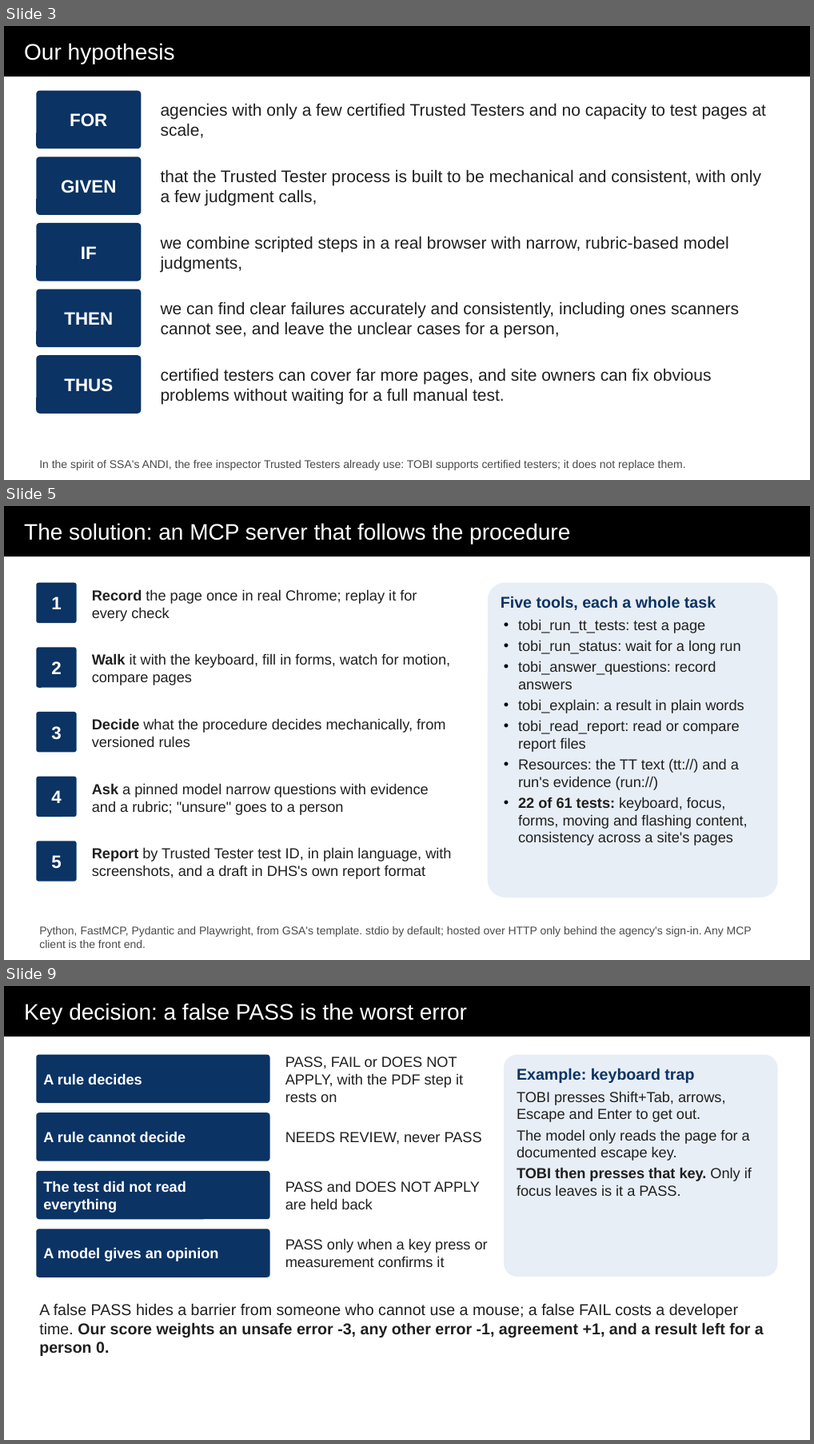
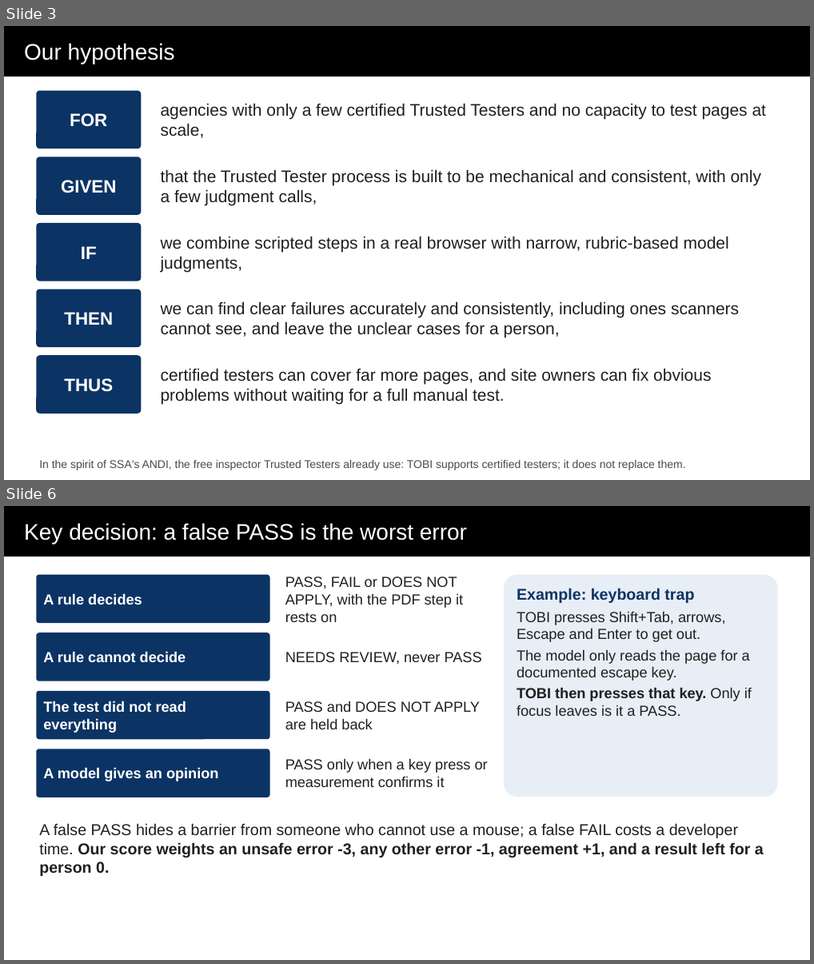
Before and after one commit to abbybowman/tobi508, a slide deck: docs/hackathon/out/TOBI-deck.pptx. Shown one above the other, each under a label of ours: slides 3, 5 and 9 before the commit, slides 3 and 6 after it; the slides between them are not shown. The pictures are 814x1444 and 814x964 pixels, drawn with LibreOffice and Linux fonts; fonts in the diff are those of the drawing. Boxes give left, top, right and bottom in pixels: in the first picture for what was removed or moved away, otherwise in the second. Text is boxed around its words. In the diff, an @@ line names an element or a change of style, - is before the commit and + after.

```diff
--- a/docs/hackathon/out/TOBI-deck.pptx
+++ b/docs/hackathon/out/TOBI-deck.pptx
@@ slide 5 removed at [4,506,810,960], background #FFFFFF @@
@@ title removed at [4,506,810,557] @@
-The solution: an MCP server that follows the procedure
@@ rounded rectangle removed at [36,583,77,623] @@
@@ text removed at [51,596,61,609] @@
-1
@@ text removed at [92,589,417,621] @@
-Record the page once in real Chrome; replay it for every check
@@ rounded rectangle removed at [488,583,778,897] @@
@@ text removed at [501,596,748,845] @@
-Five tools, each a whole task
-• tobi_run_tt_tests: test a page
-• tobi_run_status: wait for a long run
-• tobi_answer_questions: record answers
-• tobi_explain: a result in plain words
-• tobi_read_report: read or compare report files
-• Resources: the TT text (tt://) and a run's evidence (run://)
-• 22 of 61 tests: keyboard, focus, forms, moving and flashing content, consistency across a site's pages
@@ rounded rectangle removed at [36,647,77,688] @@
@@ text removed at [51,661,61,674] @@
-2
@@ text removed at [92,653,451,685] @@
-Walk it with the keyboard, fill in forms, watch for motion, compare pages
@@ rounded rectangle removed at [36,712,77,752] @@
@@ text removed at [92,718,446,747] @@
-Decide what the procedure decides mechanically, from versioned rules
@@ text removed at [51,726,61,740] @@
-3
@@ rounded rectangle removed at [36,776,77,816] @@
@@ text removed at [51,790,61,803] @@
-4
@@ text removed at [92,783,429,815] @@
-Ask a pinned model narrow questions with evidence and a rubric; "unsure" goes to a person
@@ rounded rectangle removed at [36,840,77,881] @@
@@ text removed at [51,855,61,868] @@
-5
@@ text removed at [92,847,451,879] @@
-Report by Trusted Tester test ID, in plain language, with screenshots, and a draft in DHS's own report format
@@ text removed at [39,926,752,948] @@
-Python, FastMCP, Pydantic and Playwright, from GSA's template. stdio by default; hosted over HTTP only behind the agency's sign-in. Any MCP client is the front end.
@@ what was slide 9 is now slide 6 @@
```
Also in this commit, not shown: 3 slides changed, 2 slides added, 5 other slides removed, 2 other files.
